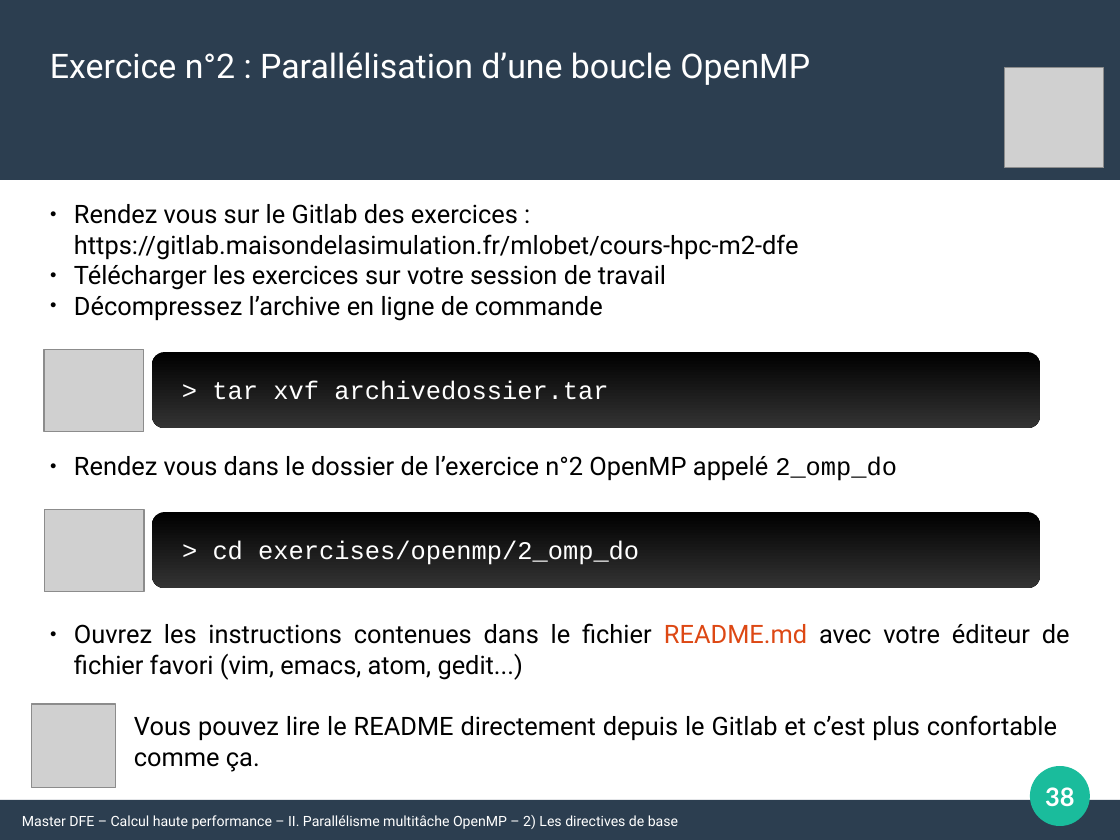
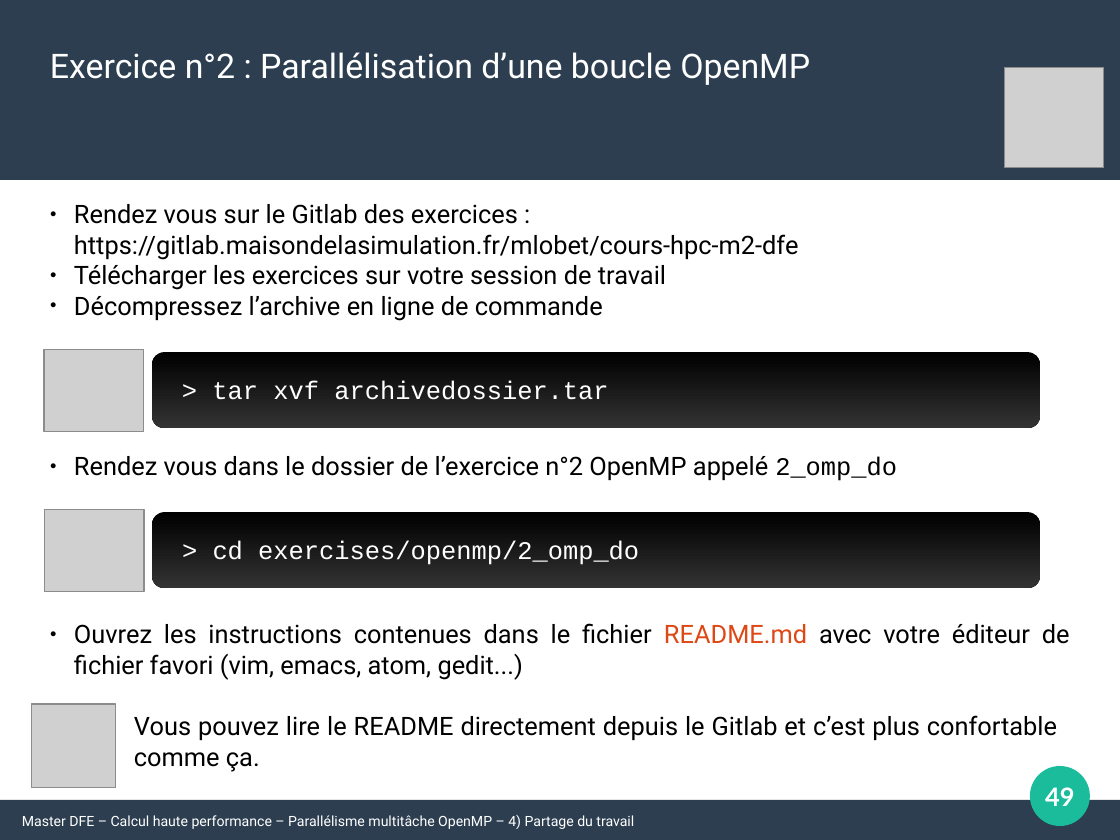
Before and after one commit to Maison-de-la-Simulation/HPC-DFE-Paris-Saclay, a slide deck: slide 49 of support/OpenMP.odp (slide 38 before the commit). Drawn at 1120x840 pixels with LibreOffice and Linux fonts; fonts in the diff are those of the drawing; grey boxes stand for pictures. Boxes give left, top, right and bottom in pixels: in the first picture for what was removed or moved away, otherwise in the second. Text is boxed around its words. In the diff, an @@ line names an element or a change of style, - is before the commit and + after.

Commit message:
Update openMP courses

```diff
--- a/support/OpenMP.odp
+++ b/support/OpenMP.odp
@@ page number at (1045, 787, 1074, 806): text changed @@
-38
+49
@@ text at (22, 815, 634, 829): text changed @@
-Master DFE – Calcul haute performance – II. Parallélisme multitâche OpenMP – 2) Les directives de base
+Master DFE – Calcul haute performance – Parallélisme multitâche OpenMP – 4) Partage du travail
```
Also in this commit, not shown: 19 other slides changed, 22 slides added, 7 other files.
